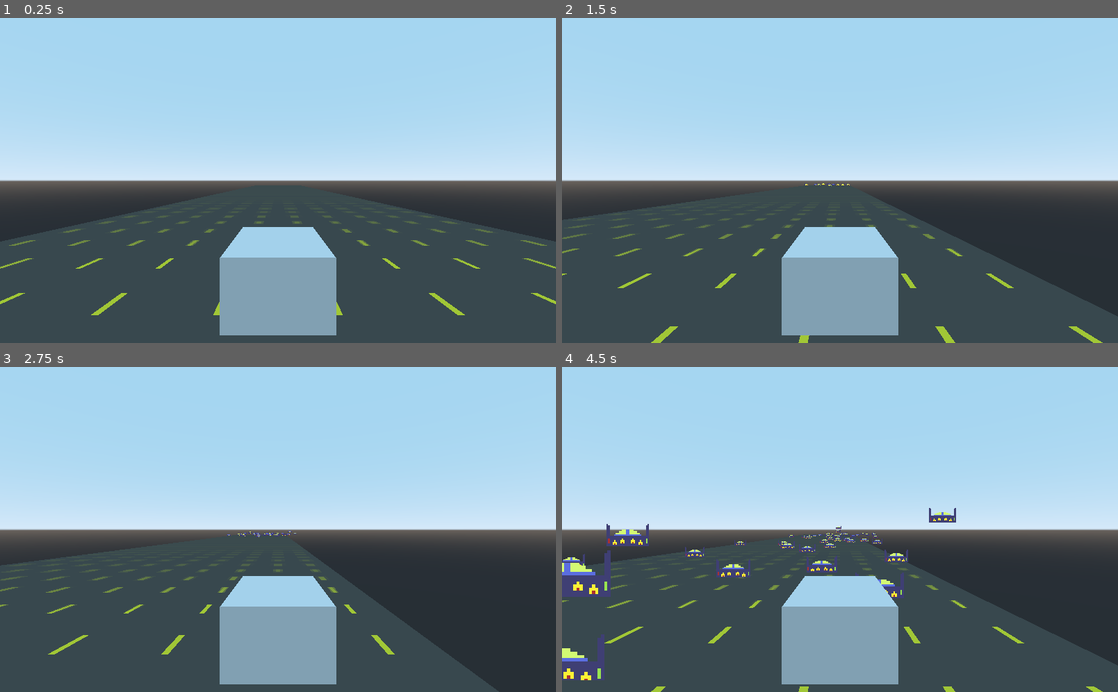
Above: before the commit, frames 1-4 (two rows, left to right).
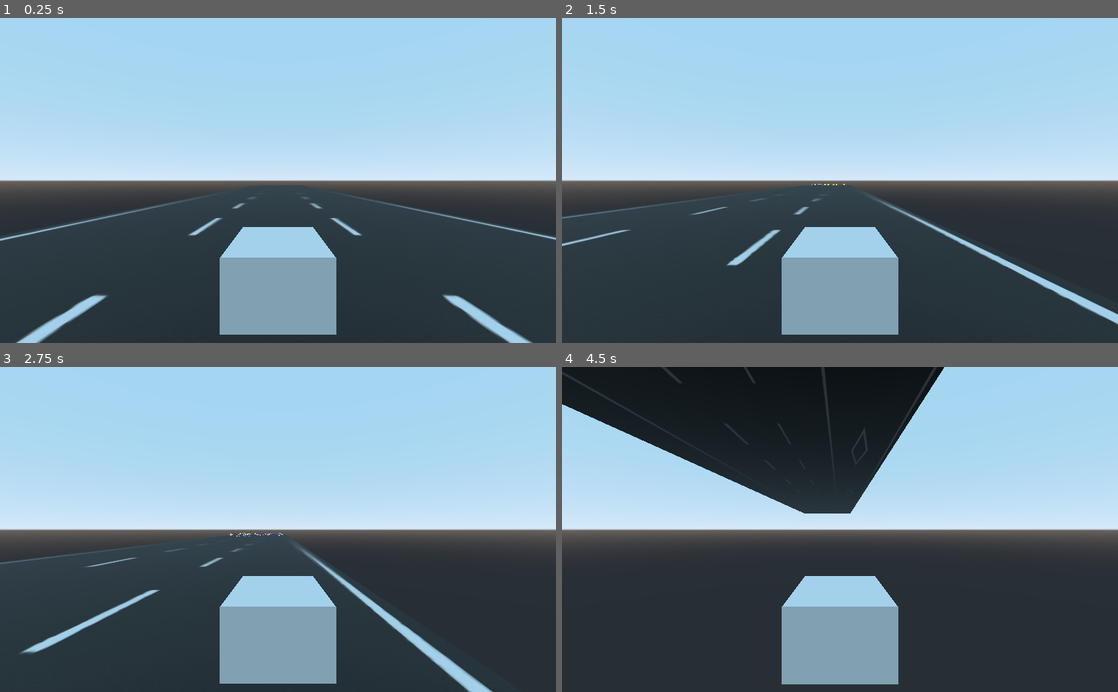
Above: after the commit, the same moments.

Repository: CloneDeath/TokyoBlue
Game: Godot game, scene res://Main.tscn
Same seed, same stepped clock (60 frames per second), same inputs: the game is played once before the commit and once after it.
Inputs:
- Up to frame 1 (0.25 s): no input
- Up to frame 2 (1.5 s): hold D (move_right) 0.53-1.28 s; hold A (move_left) from 1.28 s (still down)
- Up to frame 3 (2.75 s): release A (move_left) at 2.03 s; hold D (move_right) from 2.03 s (still down)
- Up to frame 4 (4.5 s): release D (move_right) at 3.53 s; hold A (move_left) from 3.53 s (still down)

The runs differ from the first frame. In frame 1, 3.5% of the frame differs, in the area x 0-100%, y 51-100%; in frame 2, 3.0%; in frame 3, 3.2%; in frame 4, 49%, in the area x 0-100%, y 0-100%.

Commit message:
Added gravity, so that people land back on the track

Diff:
--- a/EnemyDirector.gd
+++ b/EnemyDirector.gd
@@ -3,18 +3,28 @@
 var Racer = preload("res://Racers/Racer.tscn");
 
 export(NodePath) var playerPath;
+export var LoadDistance = 100;
 
 func get_player():
 	return self.get_node(playerPath);
 
-func _process(delta):
-	var x = rand_range(0, 0.1);
-	if (x > delta): return;
+func add_enemy():
 	var player = get_player();
-	if (player == null): return;
 	var racer = Racer.instance();
 	var dx = rand_range(-10, 10);
-	racer.translation = player.translation + Vector3(dx, 0, 100);
+	racer.translation = Vector3(dx, 0, player.translation.z + LoadDistance);
 	var dv = rand_range(0.5, 0.9);
 	racer.velocity.z = player.velocity.z * dv;
 	add_child(racer);
+
+func _process(delta):
+	var x = rand_range(0, 0.1);
+	if (x <= delta):
+		add_enemy();
+	cull_passed_children();
+
+func cull_passed_children():
+	var player = get_player();
+	for child in get_children():
+		if (child.translation.z < player.translation.z - LoadDistance):
+			child.queue_free();
--- a/Environment/Prefabs/Straight Track.tscn
+++ b/Environment/Prefabs/Straight Track.tscn
@@ -7,7 +7,7 @@
 
 extents = Vector3( 9.9897, 0.239042, 24.9995 )
 
-[node name="Straight Track" index="0" instance=ExtResource( 1 )]
+[node name="Straight Track" instance=ExtResource( 1 )]
 
 [node name="Straight_Track" parent="." index="0"]
 material/0 = ExtResource( 2 )
--- a/Player/Player.gd
+++ b/Player/Player.gd
@@ -8,6 +8,8 @@
 	velocity.z += THRUST * delta;
 	if (velocity.z > maxSpeed): velocity.z = maxSpeed;
 	UpdateInput();
+	if (!is_on_floor()):
+		velocity.y -= 9.8 * delta;
 	velocity = self.move_and_slide(velocity, Vector3(0, 1, 0), false, 100, 0.785398, false);
 
 
--- a/Racers/Racer.gd
+++ b/Racers/Racer.gd
@@ -3,5 +3,6 @@
 export var velocity = Vector3();
 
 func _physics_process(delta):
-	#velocity.y -= 9.8 * delta;
-	velocity = move_and_slide(velocity);
+	if (!is_on_floor()):
+		velocity.y -= 9.8 * delta;
+	velocity = move_and_slide(velocity, Vector3(0, 1, 0));
--- a/TrackDirector.gd
+++ b/TrackDirector.gd
@@ -1,9 +1,9 @@
 extends Spatial
-var Track = preload("res://Environment/Track/Track.tscn");
+var Track = preload("res://Environment/Prefabs/Straight Track.tscn");
 
 var loaded = Vector3();
 var focus = Vector3();
-export var LoadDistance = 100;
+export var LoadDistance = 150;
 
 func set_focus(new_focus):
 	focus = new_focus;
@@ -11,7 +11,7 @@
 func load_track():
 	var t = Track.instance();
 	t.translation = loaded;
-	loaded += Vector3(0, 0, 20)
+	loaded += Vector3(0, 0, 50)
 	add_child(t);
 
 func _process(_detla):
